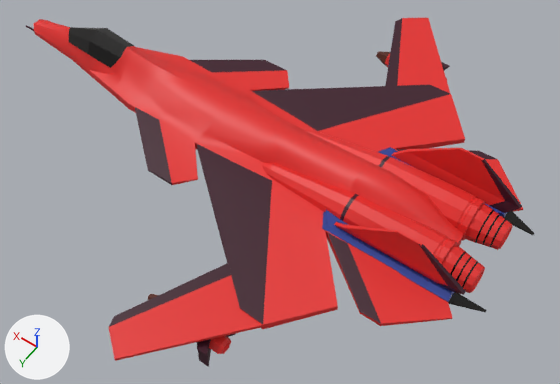
The glTF model public/models/jet.glb, before and after one commit.
Before and after are seen from a 50 mm lens placed at (-4.71, 5.64, 8.11), pointed at (-0.89, 0.3, -0.28). Every picture has the same lights, and +X, +Y and +Z are marked at lower left. The picture after the commit comes second. Where no turn or scale is listed for an object, it has been applied to the vertices.

The older version as bpy lines, for what is in view:
```python
ob_object_11 = bpy.data.objects.new('Object_11', me_object_4)
ob_object_11.location = (0.0, 0.0, 0.0)
ob_object_12 = bpy.data.objects.new('Object_12', me_object_5)
ob_object_12.location = (0.0, 0.0, 0.0)
ob_object_15 = bpy.data.objects.new('Object_15', me_object_7)
ob_object_15.location = (0.0, 0.0, 0.0)
ob_object_20 = bpy.data.objects.new('Object_20', me_object_10)
ob_object_20.location = (0.0, 0.0, 0.0)
ob_object_21 = bpy.data.objects.new('Object_21', me_object_11)
ob_object_21.location = (0.0, 0.0, 0.0)
ob_object_27 = bpy.data.objects.new('Object_27', me_object_15)
ob_object_27.location = (0.0, 0.0, 0.0)
ob_object_6 = bpy.data.objects.new('Object_6', me_object_0)
ob_object_6.location = (0.0, 0.0, 0.0)
ob_object_7 = bpy.data.objects.new('Object_7', me_object_1)
ob_object_7.location = (0.0, 0.0, 0.0)
ob_object_8 = bpy.data.objects.new('Object_8', me_object_2)
ob_object_8.location = (0.0, 0.0, 0.0)
# also in view: 'Object_14' at (-2.7, 0.0, 0.27)
```
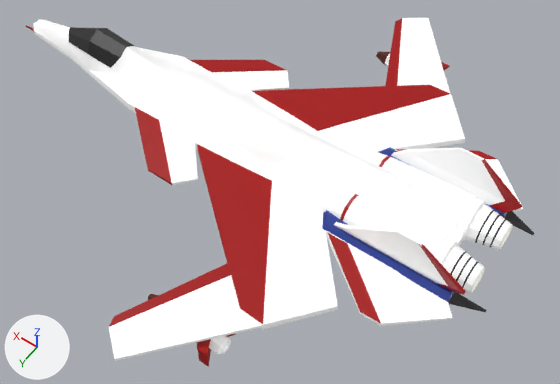
The newer file is also turned or shifted as a whole; pictures and numbers use the older file's frame.

Changed parts and their boxes (x1, y1, x2, y2) in the pictures (560 x 384 px):
```json
{"object": "Object_6", "change": "recoloured, surface changed", "before": [34, 18, 523, 361], "after": [34, 18, 523, 361], "on screen": "red to white"}
{"object": "Object_8", "change": "recoloured", "before": [109, 18, 496, 327], "after": [109, 18, 496, 327]}
{"object": "Object_20", "change": "recoloured, surface changed", "before": [262, 128, 513, 293], "after": [262, 128, 513, 293], "on screen": "red to white"}
{"object": "Object_11", "change": "recoloured, surface changed", "before": [334, 148, 505, 286], "after": [334, 148, 505, 286], "on screen": "red to white"}
{"object": "Object_7", "change": "surface changed", "before": [69, 27, 134, 68], "after": [69, 27, 134, 68], "on screen": "lighter"}
{"object": "Object_12", "change": "recoloured", "before": [419, 159, 522, 295], "after": [419, 159, 522, 295]}
{"object": "Object_15", "change": "surface changed", "before": [448, 211, 535, 312], "after": [448, 211, 535, 312]}
{"object": "Object_21", "change": "surface changed", "before": [450, 210, 506, 288], "after": [450, 210, 506, 288]}
{"object": "Object_29", "change": "recoloured", "before": [196, 62, 450, 367], "after": [196, 62, 450, 367]}
{"object": "Object_27", "change": "recoloured, surface changed", "before": [209, 54, 447, 354], "after": [209, 54, 447, 354]}
{"object": "Object_22", "change": "recoloured", "before": [340, 156, 393, 221], "after": [340, 156, 393, 221]}
{"object": "Object_25", "change": "recoloured", "before": [26, 25, 34, 31], "after": [26, 25, 34, 31]}
```

Edits to the scene script, one JSON object a line:
```json
{"op": "set", "path": "mat_base.base_color", "old": "(0.774, 0.0235, 0.0207)", "new": "(1.0, 1.0, 1.0)", "note": "red #e42a27 -> white #ffffff"}
{"op": "add", "block": "mat_base", "code": "mat_base.emission_strength = 0.177"}
{"op": "set", "path": "mat_black.roughness", "old": "0.167", "new": "0.36"}
{"op": "set", "path": "mat_akcent.base_color", "old": "(0.0444, 0.00512, 0.0172)", "new": "(0.392, 0.0, 0.0)", "note": "dark red #3b1023 -> red #a80000"}
```
